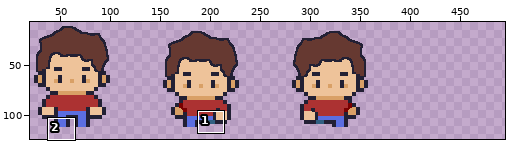
Sprite sheet: sprites/caminandoAbajo.png. Above: a wide view before the commit, with the close-up outlined.
Close-up. Old version:
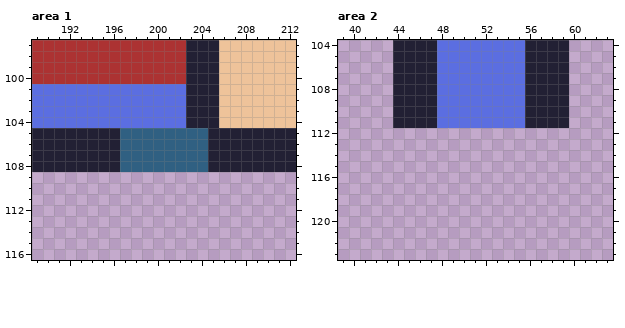
The file is 512x128 pixels. Shown: area 1: x 189..212, y 97..116; area 2: x 39..63, y 104..123. The wide view leaves out empty margins. The commit also changed other parts of the picture, which this record leaves out.
After:
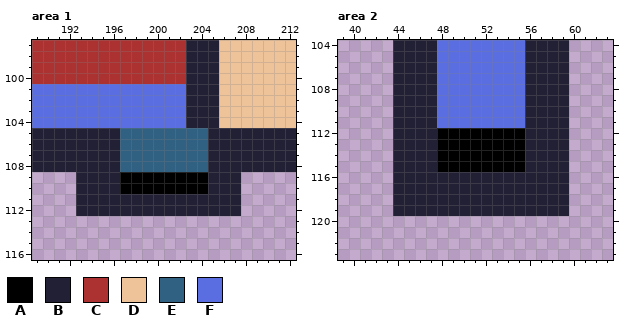
Palette (. is transparent): A #000000  B #222034  C #ac3232  D #eec39a  E #306082  F #5b6ee1
From old to new:
--- area 1
@@ x 189..212 @@
 108 BBBBBBBBEEEEEEEEBBBBBBBB
-109 ........................
-110 ........................
-111 ........................
-112 ........................
+109 ....BBBBAAAAAAAABBB.....
+110 ....BBBBAAAAAAAABBB.....
+111 ....BBBBBBBBBBBBBBB.....
+112 ....BBBBBBBBBBBBBBB.....
 113 ........................
--- area 2
@@ x 39..63 @@
 111 .....BBBBFFFFFFFFBBBB....
-112 .........................
-113 .........................
-114 .........................
-115 .........................
-116 .........................
-117 .........................
-118 .........................
-119 .........................
+112 .....BBBBAAAAAAAABBBB....
+113 .....BBBBAAAAAAAABBBB....
+114 .....BBBBAAAAAAAABBBB....
+115 .....BBBBAAAAAAAABBBB....
+116 .....BBBBBBBBBBBBBBBB....
+117 .....BBBBBBBBBBBBBBBB....
+118 .....BBBBBBBBBBBBBBBB....
+119 .....BBBBBBBBBBBBBBBB....
 120 .........................
Pixel boxes of the changes (left, top, right, bottom) in both close-ups:
added: (76, 172, 241, 216)
added: (393, 128, 569, 216)
